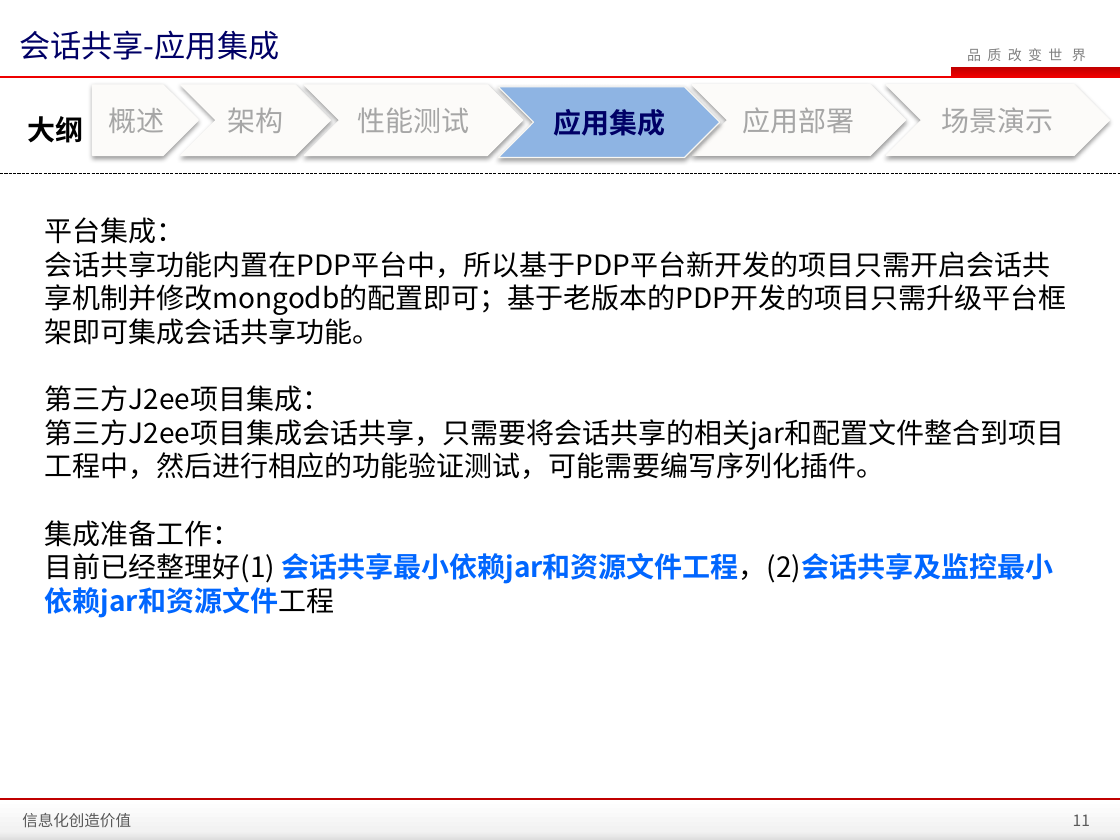
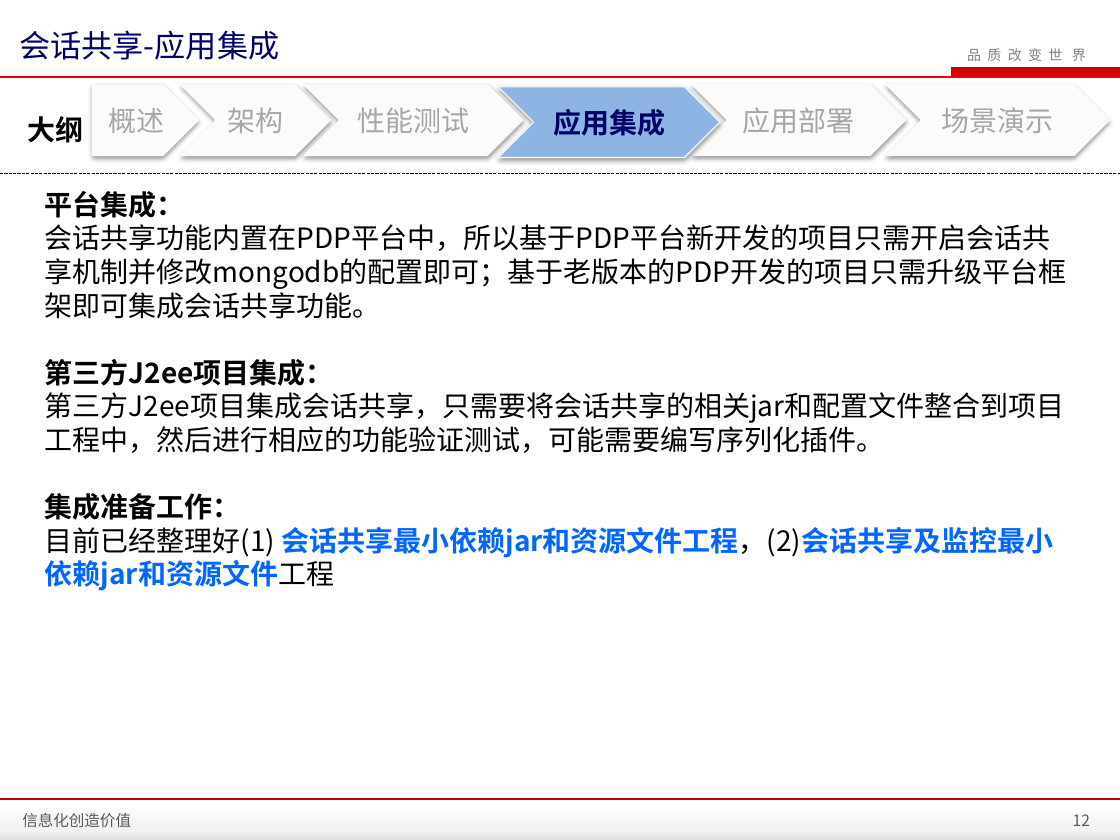
Before and after one commit to zhanght86/bboss-cms, a slide deck: slide 12 of 文档/SanyPDP平台会话共享介绍.pptx (slide 11 before the commit). Drawn at 1120x840 pixels with LibreOffice and Linux fonts; fonts in the diff are those of the drawing; background and template pictures are left out. Boxes give left, top, right and bottom in pixels: in the first picture for what was removed or moved away, otherwise in the second. Text is boxed around its words. In the diff, an @@ line names an element or a change of style, - is before the commit and + after.

Commit message:
完善会话共享文档

```diff
--- a/文档/SanyPDP平台会话共享介绍.pptx
+++ b/文档/SanyPDP平台会话共享介绍.pptx
@@ text "平台集成：": place and size @@
-text "平台集成：" at bbox=[45, 217, 1067, 618]
+text "平台集成：" at bbox=[45, 191, 1067, 591]
@@ text at bbox=[45, 191, 334, 520]: bold on in "平台集成：", "第三方J2ee项目集成：", "集成准备工作：" @@
@@ page number at bbox=[1073, 814, 1090, 826]: text changed @@
-11
+12
```
Also in this commit, not shown: 7 other slides changed, 4 slides added.
